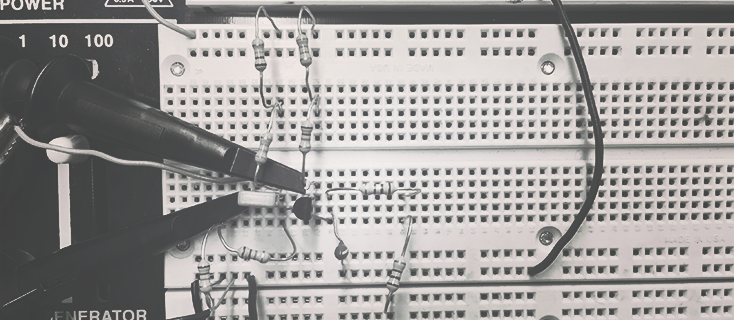
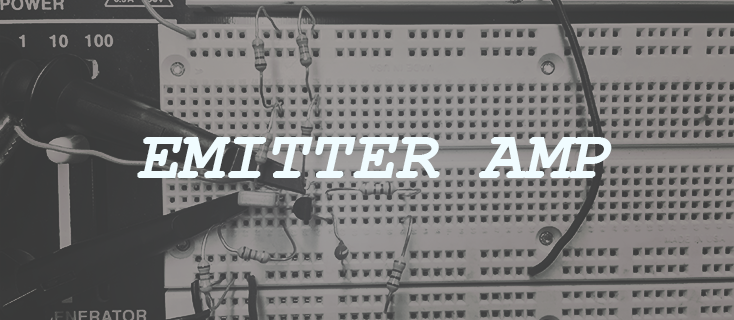
Two versions of the same layered image (734x320). Layer-by-layer changes:
added layer "EMITTER AMP" in group "Willow" over box(137, 137, 612, 178)
